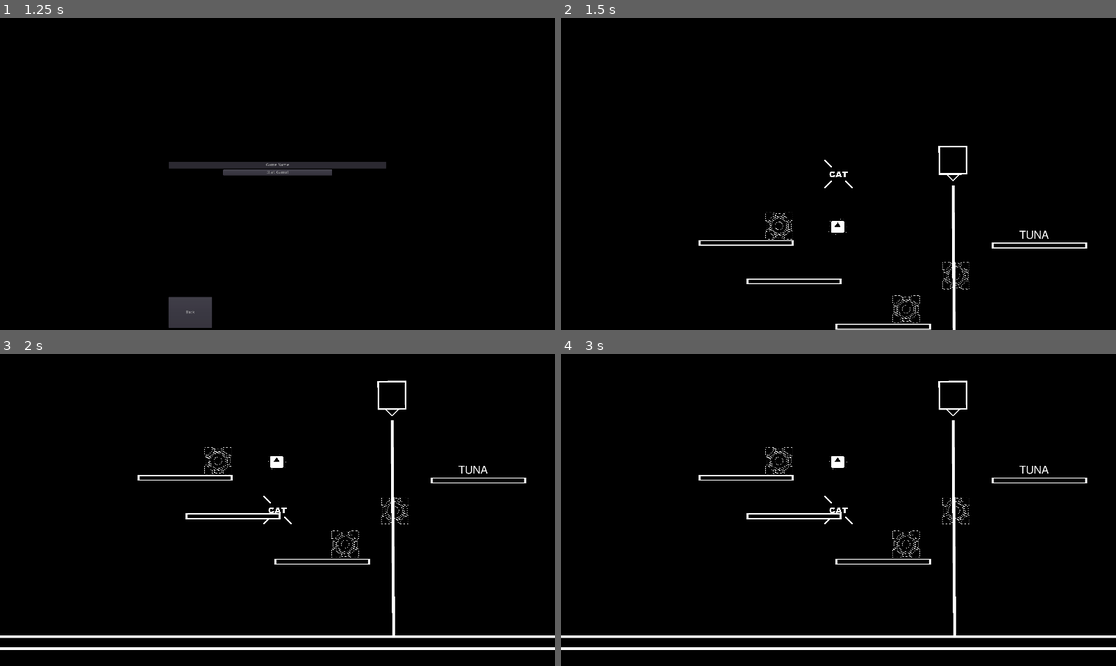
Above: before the commit, frames 1-4 (two rows, left to right).
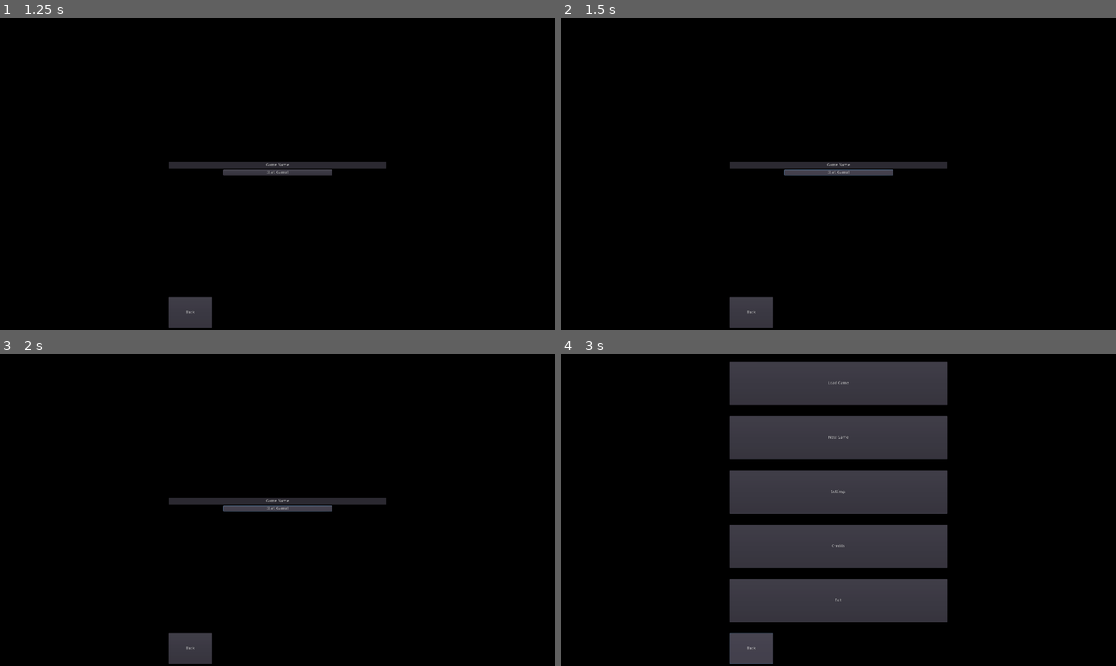
Above: after the commit, the same moments.

Repository: TeamName-FIOLTR/BWgamejam2022
Game: Godot game, scene res://scenes/UI/StartLevel.tscn
The game is run twice, just before and just after one commit, with the same random seed, the same clock (stepped at 60 frames per second) and the same inputs. The engine's default icon, where the game draws it, is replaced by a stand-in: a white triangle on a blue panel in a dark square.
Inputs (mouse positions are in pixels of both pictures, inside the frame that each line leads up to):
- Up to frame 1 (1.25 s): click "New Game" at 0.5 s
- Up to frame 2 (1.5 s): click "Start Game!" at 1.25 s
- Up to frame 3 (2 s): no input
- Up to frame 4 (3 s): click (838, 510) at 2 s, where only the run after the commit has a clickable "Start Game!"; click (749, 647) at 2.75 s, where only the run after the commit has a clickable "Back"

Frame 1 is identical in both runs. In frame 2, 3.5% of the frame differs, in the area x 24-95%, y 40-100%; in frame 3, 5.2%; in frame 4, 31%, in the area x 0-100%, y 2-100%.
Error after the commit: Parse Error: Unknown class: "UINameSelector" (res://assets/scripts/UI/NewGameSelector.gd:1)

Commit message:
Updated the level failure to use the group calls
yeah bois

Diff:
--- a/assets/scripts/Player.gd
+++ b/assets/scripts/Player.gd
@@ -121,31 +121,32 @@
 			swap_next()
 
 func recieve_player_death():
-	if lives <= 0:
-		$Camera2D/AnimationPlayer.play("screen_shake")
-		get_level_node().fade_death()
-		$level_fail_sound.play()
-		$deathsound.play()
-		speed = 0.05 #slow down for death
-		dead = true
-	else:
-	#	dead = true
-		lives -= 1
-		var global_pos = global_position
-		if lives < 0:
-			get_tree().call_group("Level Status Recievers", "recieve_level_failed")
-		position = start_position
-	#	velocity = Vector2.ZERO
-		swap_next()
+	# The entier point of the group call was to not need to do this in the player
+#	dead = true
+	lives -= 1
+	var global_pos = global_position
+	# yeah, right here
+	if lives < 0:
+		get_tree().call_group("Level Status Recievers", "recieve_level_failed")
+	position = start_position
+#	velocity = Vector2.ZERO
+	swap_next()
 
-		$deathsound.global_position = global_pos
-		$deathsound.play()
+#	$deathsound.global_position = global_pos
+#	$deathsound.play()
 
-		$"respawn sound".play()
-		$"Spawn Animation/AnimationPlayer".play("Spawn")
+	$"respawn sound".play()
+	$"Spawn Animation/AnimationPlayer".play("Spawn")
 
-	#	dead = false
-		pass
+#	dead = false
+	pass
+
+func level_failed():
+	$Camera2D/AnimationPlayer.play("screen_shake")
+	$level_fail_sound.play()
+	$deathsound.play()
+	speed = 0.05 #slow down for death
+	dead = true
 
 func _on_Jump_Timer_timeout():
 	dropping = true
--- a/assets/scripts/generics/level.gd
+++ b/assets/scripts/generics/level.gd
@@ -18,3 +18,6 @@
 func load_last_save()->void:
 	print("loading save")
 	GameSaveResource.return_to_save(get_tree(),Globals.game_save_data)
+
+func recieve_level_failed():
+	fade_death()
--- a/project.godot
+++ b/project.godot
@@ -69,7 +69,7 @@
 "language": "GDScript",
 "path": "res://assets/scripts/statics/load_utils.gd"
 }, {
-"base": "BackContainerNode",
+"base": "Control",
 "class": "MainUI",
 "language": "GDScript",
 "path": "res://assets/scripts/UI/GameStart.gd"
@@ -108,11 +108,6 @@
 "class": "UIControlMapEntry",
 "language": "GDScript",
 "path": "res://assets/scripts/UI/ControlEntryUI.gd"
-}, {
-"base": "Control",
-"class": "UINameSelector",
-"language": "GDScript",
-"path": "res://assets/scripts/UI/NameSelector.gd"
 }, {
 "base": "UINameSelector",
 "class": "UINewGame",
@@ -140,7 +135,6 @@
 "SettingsUI": "",
 "Tuna": "",
 "UIControlMapEntry": "",
-"UINameSelector": "",
 "UINewGame": ""
 }
 
@@ -163,6 +157,7 @@
 
 window/size/width=1920
 window/size/height=1080
+window/size/borderless=true
 
 [global]
 
--- a/scenes/UI/StartLevel.tscn
+++ b/scenes/UI/StartLevel.tscn
@@ -11,6 +11,9 @@
 anchor_right = 1.0
 anchor_bottom = 1.0
 script = ExtResource( 2 )
+__meta__ = {
+"_edit_use_anchors_": false
+}
 
 [node name="mainContainer" type="PanelContainer" parent="."]
 self_modulate = Color( 1, 1, 1, 0 )
--- a/scenes/enviroments/DEATHLAZER.tscn
+++ b/scenes/enviroments/DEATHLAZER.tscn
@@ -43,3 +43,5 @@
 [node name="Line2D" type="Line2D" parent="Position2D"]
 points = PoolVector2Array( 0, 0, 0, 1 )
 default_color = Color( 1, 1, 1, 1 )
+
+[node name="Kill Sound" type="AudioStreamPlayer2D" parent="."]
